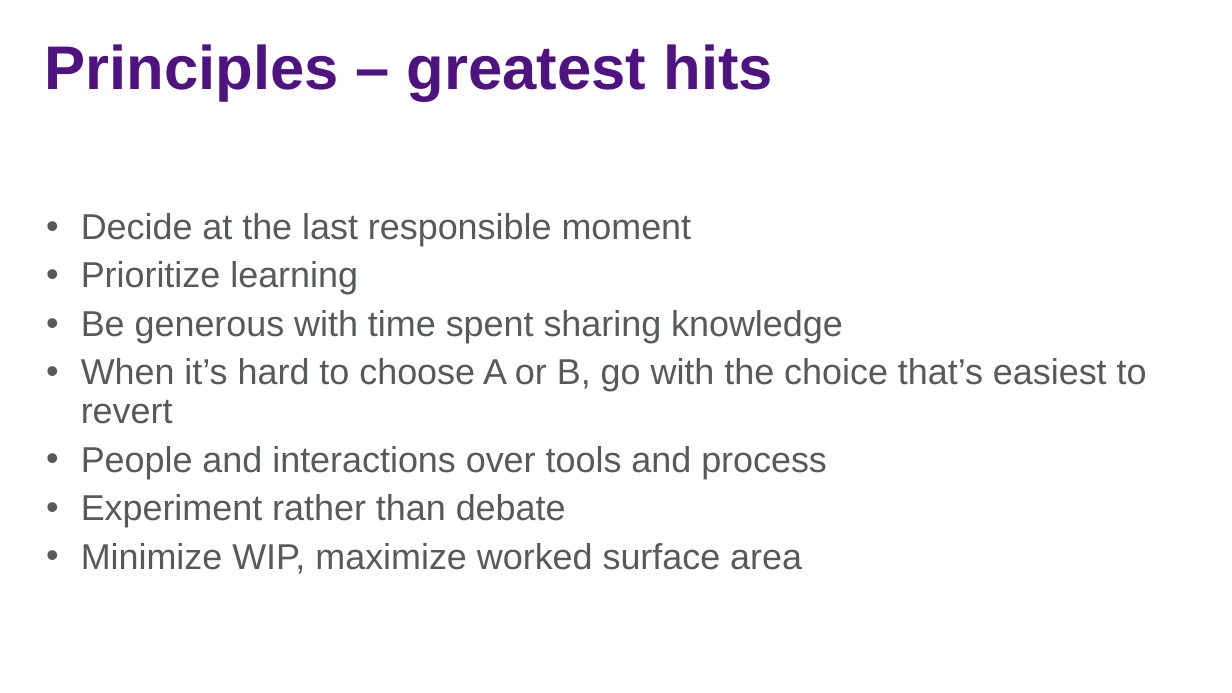
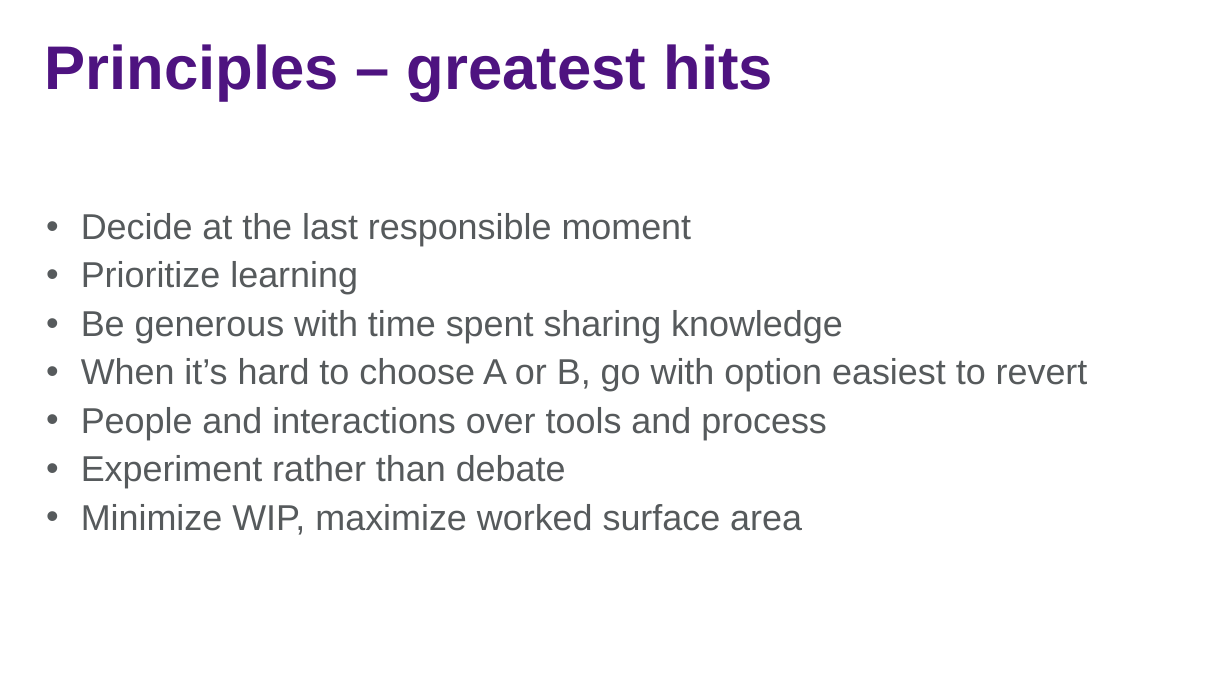
Before and after one commit to jasonjwood/presentations, a slide deck: slide 15 of InFusion2016 - Getting It Done - Jason Wood.pptx. Drawn at 1232x693 pixels with LibreOffice and Linux fonts; fonts in the diff are those of the drawing; background and template pictures are left out. Boxes give left, top, right and bottom in pixels: in the first picture for what was removed or moved away, otherwise in the second. Text is boxed around its words. In the diff, an @@ line names an element or a change of style, - is before the commit and + after.

```diff
--- a/InFusion2016 - Getting It Done - Jason Wood.pptx
+++ b/InFusion2016 - Getting It Done - Jason Wood.pptx
@@ text at [81,358,1088,391]: text changed @@
-• When it’s hard to choose A or B, go with the choice that’s easiest to revert
+• When it’s hard to choose A or B, go with option easiest to revert
```
Also in this commit, not shown: 11 other slides changed, 1 slide added.
